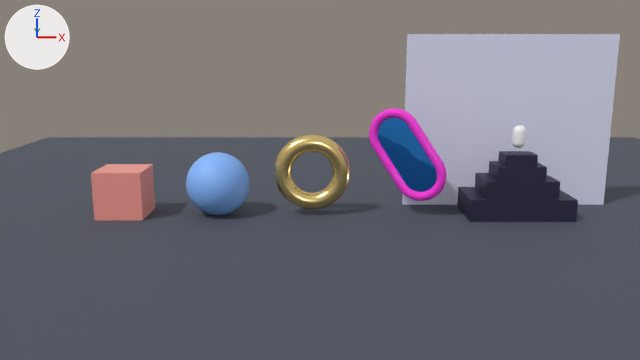
Two versions of the Blender file blender/demo.blend, one commit apart.
Camera for both pictures: the file's camera 'Camera'. Lighting does not change. The marker at upper left points along +X, +Y and +Z. The picture after the commit comes second.

The first picture shows 'Capsule_Glass', 'Capsule_Mirror', 'Cube', 'Floor', 'Orb', 'Ring', 'Stack_Halo', 'Stack_Step1', 'Stack_Step2', 'Stack_Step3', 'Stack_Step4' and 1 more.
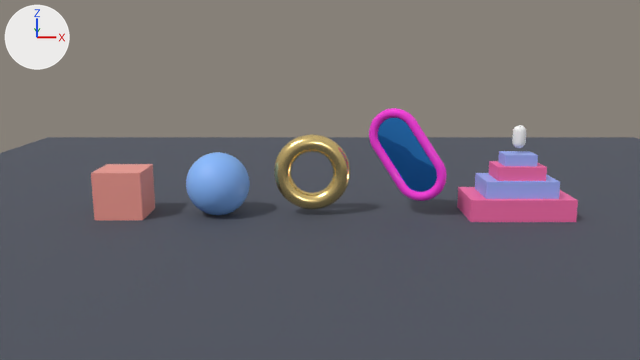
Diff of the bpy script that builds the scene:
```diff
--- a/blender/demo.blend.py
+++ b/blender/demo.blend.py
@@ mat_stack_blue @@
+mat_stack_blue = principled_material('Stack_Blue')
+mat_stack_blue.base_color = (0.36, 0.46, 1.0)  # blue #a2b5ff
@@ mat_stack_pink @@
+mat_stack_pink = principled_material('Stack_Pink')
+mat_stack_pink.base_color = (1.0, 0.16, 0.42)  # pink #ff6fad
@@ me_cube_001 @@
 me_cube_001.from_pydata(...)  # 8 vertices, 6 faces; spans x -1.3..1.3, y -0.75..0.75, z -0.28..0.28
-me_cube_001.materials.append(mat_stack_ink)  # dark blue #27213f
+me_cube_001.materials.append(mat_stack_pink)  # pink #ff6fad
@@ me_cube_002 @@
 me_cube_002.from_pydata(...)  # 8 vertices, 6 faces; spans x -0.9..0.9, y -0.57..0.57, z -0.21..0.21
-me_cube_002.materials.append(mat_stack_ink)  # dark blue #27213f
+me_cube_002.materials.append(mat_stack_blue)  # blue #a2b5ff
@@ me_cube_003 @@
 me_cube_003.from_pydata(...)  # 8 vertices, 6 faces; spans x -0.6..0.6, y -0.425..0.425, z -0.17..0.17
-me_cube_003.materials.append(mat_stack_ink)  # dark blue #27213f
+me_cube_003.materials.append(mat_stack_pink)  # pink #ff6fad
@@ me_cube_004 @@
 me_cube_004.from_pydata(...)  # 8 vertices, 6 faces; spans x -0.4..0.4, y -0.3..0.3, z -0.14..0.14
-me_cube_004.materials.append(mat_stack_ink)  # dark blue #27213f
+me_cube_004.materials.append(mat_stack_blue)  # blue #a2b5ff
@@ ob_stack_halo @@
-ob_stack_halo = bpy.data.objects.new('Stack_Halo', me_plane_001)
-ob_stack_halo.parent = ob_stack
-ob_stack_halo.location = (0.0, 1.0, 1.79)
-ob_stack_halo.rotation_euler = (1.571, 0.0, 0.0)  # degrees (90, 0, 0)
```

Pixel boxes (x1, y1, x2, y2) of what changed, in the pictures (640 x 360 px):
'Stack_Halo', deleted (pale blue): before (402, 34, 620, 205)
'Stack_Step1', recoloured (dark blue to pink): (457, 187, 578, 222) in both
'Stack_Step2', recoloured (dark blue to blue): (475, 173, 560, 199) in both
'Stack_Step3', recoloured (dark blue to pink): (489, 161, 547, 181) in both
'Stack_Step4', recoloured (dark blue to blue): (498, 151, 538, 166) in both
